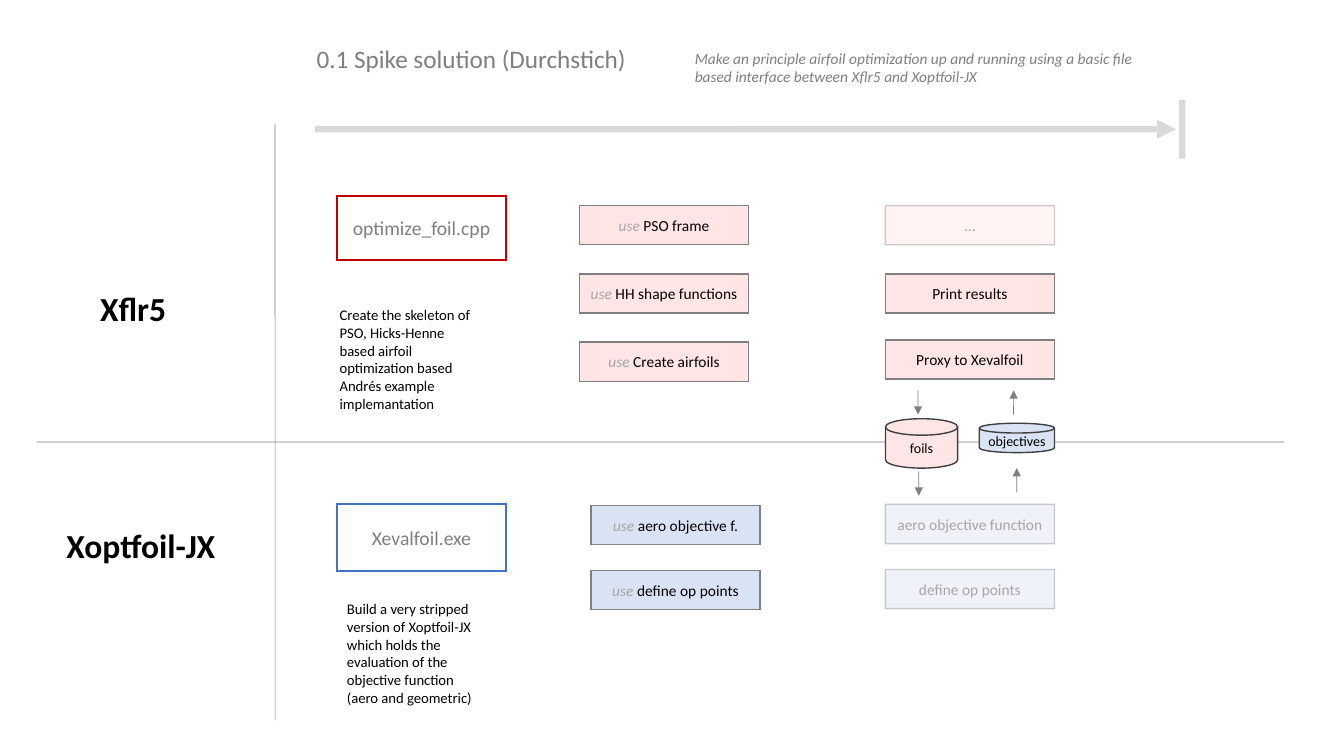
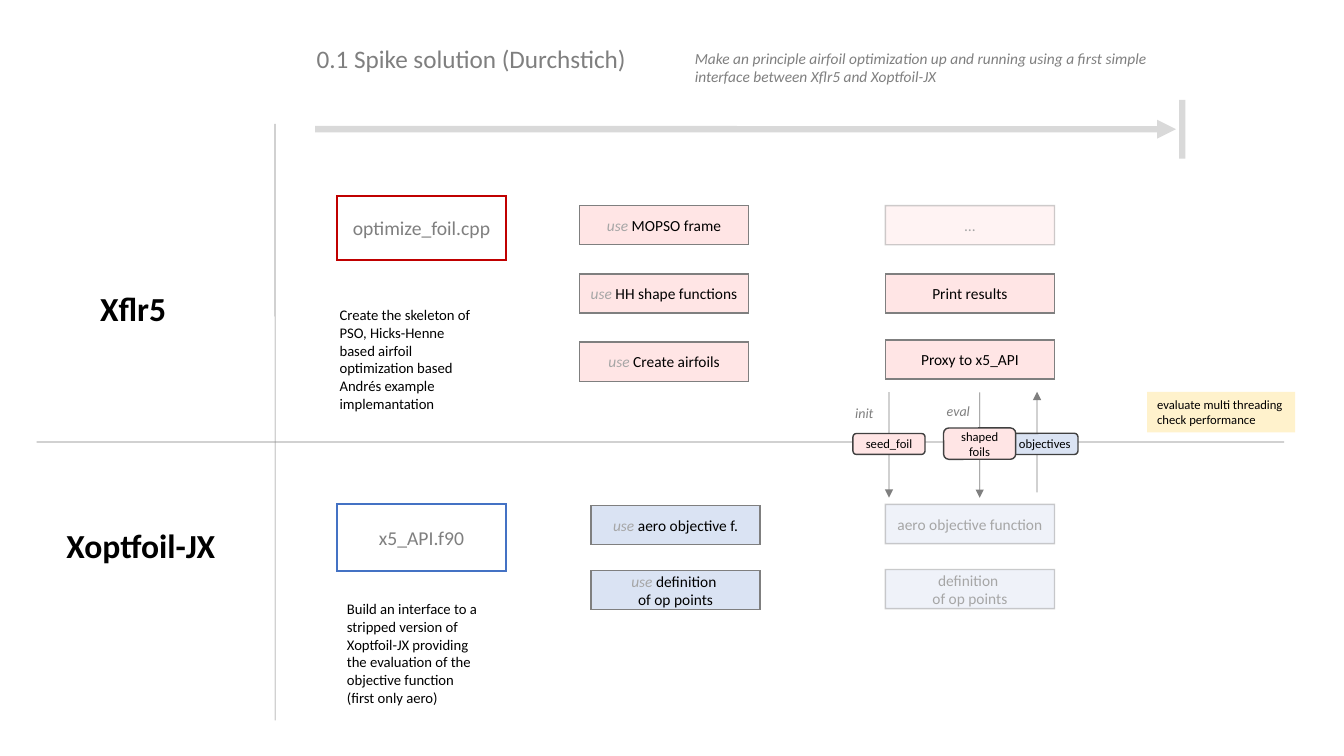
Before and after one commit to jxjo/Xoptfoil-JX, a slide deck: slide 4 of doc/Architecture/Xflr5_meets_Xoptfoil-JX.odp (slide 5 before the commit). Drawn at 1344x756 pixels with LibreOffice and Linux fonts; fonts in the diff are those of the drawing. Boxes give left, top, right and bottom in pixels: in the first picture for what was removed or moved away, otherwise in the second. Text is boxed around its words. In the diff, an @@ line names an element or a change of style, - is before the commit and + after.

```diff
--- a/doc/Architecture/Xflr5_meets_Xoptfoil-JX.odp
+++ b/doc/Architecture/Xflr5_meets_Xoptfoil-JX.odp
@@ text at (695,53,1147,85): text changed @@
-Make an principle airfoil optimization up and running using a basic file based interface between Xflr5 and Xoptfoil-JX
+Make an principle airfoil optimization up and running using a first simple interface between Xflr5 and Xoptfoil-JX
@@ text in freeform shape at (607,220,721,231): text changed @@
-use PSO frame
+use MOPSO frame
@@ text in freeform shape at (921,355,1019,368): text changed @@
-Proxy to Xevalfoil
+Proxy to x5_API
@@ text added at (855,408,873,418), 10 pt, text #7F7F7F, italic @@
+init
@@ arrow moved from (919, 472) - (919, 496) to (889, 392) - (889, 498) @@
@@ arrow removed from (919, 390) to (919, 414) @@
@@ text added at (947,406,970,416), 10 pt, text #7F7F7F, italic @@
+eval
@@ arrow moved from (1014, 414) - (1014, 390) to (980, 392) - (980, 498) @@
@@ arrow moved from (1017, 493) - (1017, 468) to (1037, 492) - (1037, 392) @@
@@ rectangle added at (1147,392,1296,433), fill #FFF2CC, 9 pt, text #000000 @@
+evaluate multi threading
+check performance
@@ freeform shape added at (853,434,926,455), fill #FFE5E5, outline #404040 0.99 pt, 9 pt, text #000000 @@
+seed_foil
@@ freeform shape "shaped foils": place and size @@
-freeform shape "shaped foils" at (885,418,958,468)
+freeform shape "shaped foils" at (944,429,1016,460)
@@ text in freeform shape at (961,432,998,459): text changed; size 10 to 9 pt @@
-foils
+shaped foils
@@ freeform shape "objectives": place and size @@
-freeform shape "objectives" at (980,423,1056,453)
+freeform shape "objectives" at (1011,434,1078,455)
@@ freeform shape "objectives" at (1011,434,1078,455): size 10 to 9 pt @@
@@ text in freeform shape at (379,531,464,548): text changed @@
-Xevalfoil.exe
+x5_API.f90
@@ text in freeform shape at (631,576,716,610): text changed @@
-use define op points
+use definition
+of op points
@@ text in freeform shape at (932,575,1007,609): text changed @@
-define op points
+definition
+of op points
@@ text at (347,603,477,706): text changed @@
-Build a very stripped version of Xoptfoil-JX which holds the evaluation of the objective function
-(aero and geometric)
+Build an interface to a stripped version of Xoptfoil-JX providing the evaluation of the objective function
+(first only aero)
```
Also in this commit, not shown: 3 other slides changed, 2 slides added, 2 slides removed.
